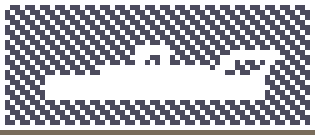
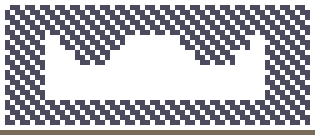
Comparing the layer stacks of the two 315 × 135 images. Changes:
painted on "Layer" over [45, 35, 280, 75]
